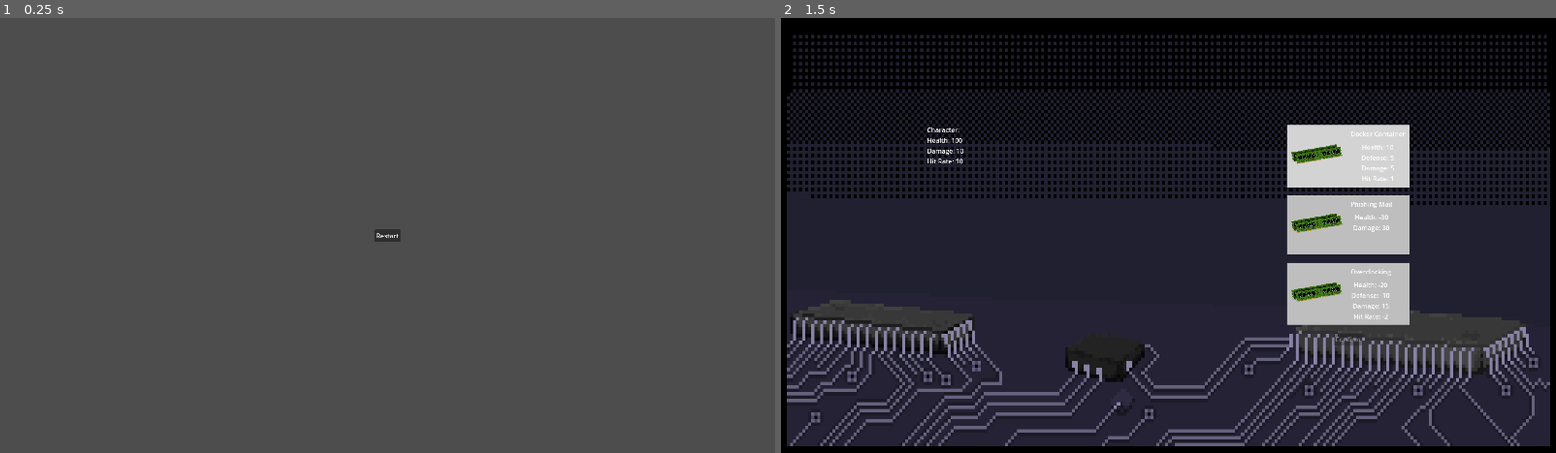
Above: before the commit, frames 1-2 (left to right).
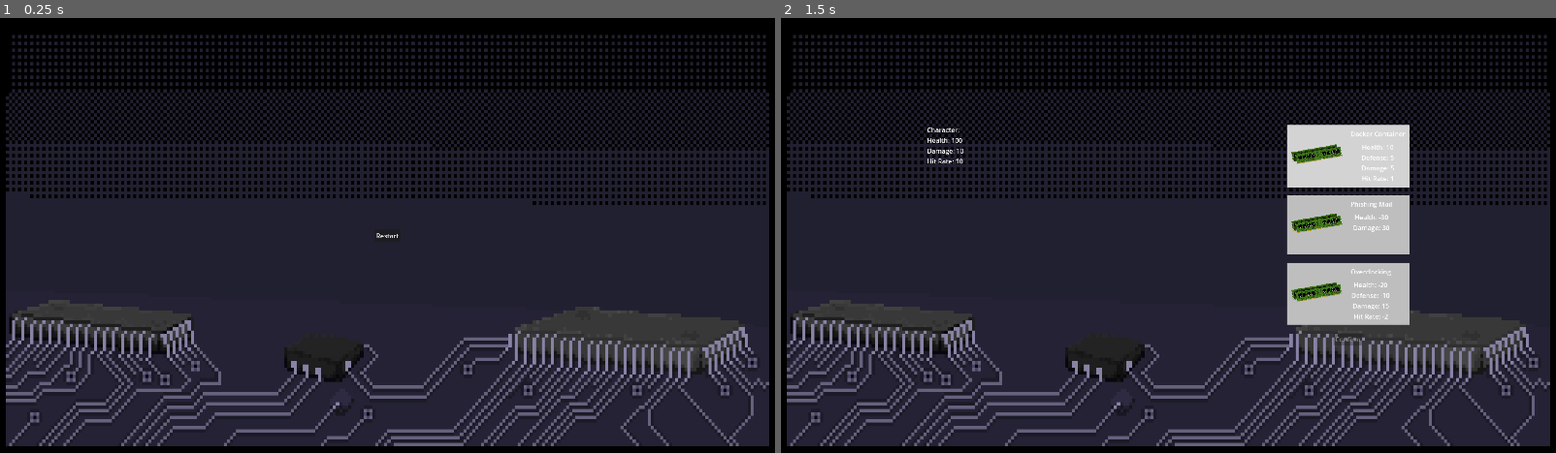
Above: after the commit, the same moments.

Repository: TheJustikar/piratesoftware-gamejam-16
Game: Godot game, scene res://Scenes/GameOver/GameOverScene.tscn
Two runs of this game, one before a commit and one after it. Both use one fixed random seed, a clock stepped at 60 frames per second and the inputs below. This scene is started directly instead of the project's main scene.
Inputs (mouse positions are in pixels of both pictures, inside the frame that each line leads up to):
- Up to frame 1 (0.25 s): no input
- Up to frame 2 (1.5 s): click "Restart" at 0.5 s; tap Enter at 1.25 s; move the mouse to (1346, 157) at 1.27 s; click (1346, 157) at 1.42 s

The runs differ from the first frame. In frame 1, 96% of the frame differs, in the area x 0-100%, y 0-100%; in frame 2, nothing differs.

Commit message:
add to game over

Diff:
--- a/Scenes/GameOver/GameOverScene.tscn
+++ b/Scenes/GameOver/GameOverScene.tscn
@@ -1,7 +1,8 @@
-[gd_scene load_steps=3 format=3 uid="uid://btvg8ddgan04j"]
+[gd_scene load_steps=4 format=3 uid="uid://btvg8ddgan04j"]
 
 [ext_resource type="Theme" uid="uid://dea4r1m0v77ur" path="res://GlobalAssets/theme.tres" id="1_6756q"]
 [ext_resource type="Script" path="res://Scenes/GameOver/game_over_scene.gd" id="2_dd2i6"]
+[ext_resource type="Texture2D" uid="uid://cyby80we4y51g" path="res://GlobalAssets/battleground.png" id="3_yt3gd"]
 
 [node name="GameOver" type="Control"]
 layout_mode = 3
@@ -12,6 +13,15 @@
 grow_vertical = 2
 theme = ExtResource("1_6756q")
 script = ExtResource("2_dd2i6")
+
+[node name="TextureRect" type="TextureRect" parent="."]
+layout_mode = 1
+anchors_preset = 15
+anchor_right = 1.0
+anchor_bottom = 1.0
+grow_horizontal = 2
+grow_vertical = 2
+texture = ExtResource("3_yt3gd")
 
 [node name="RestartButton" type="Button" parent="."]
 layout_mode = 1
